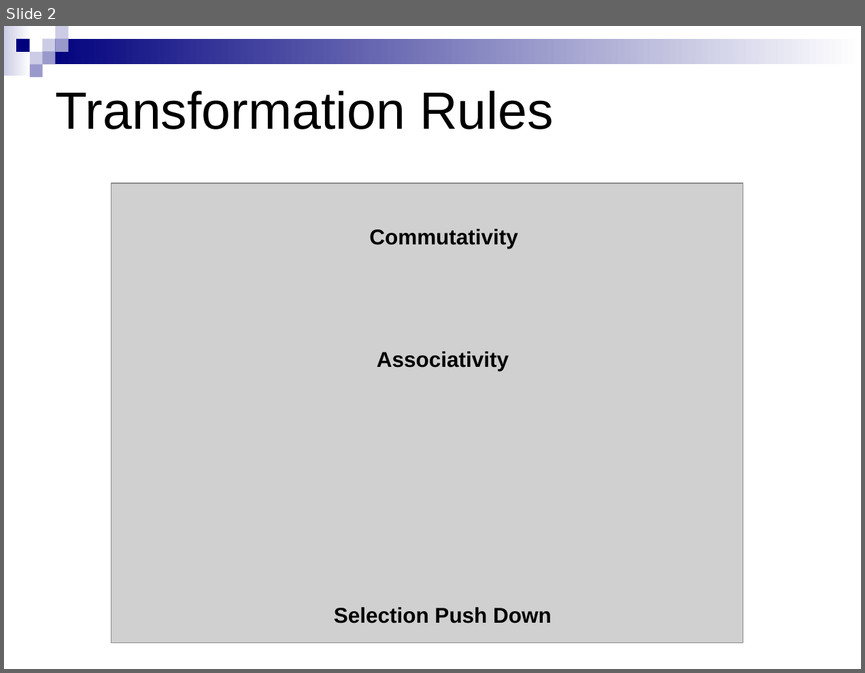
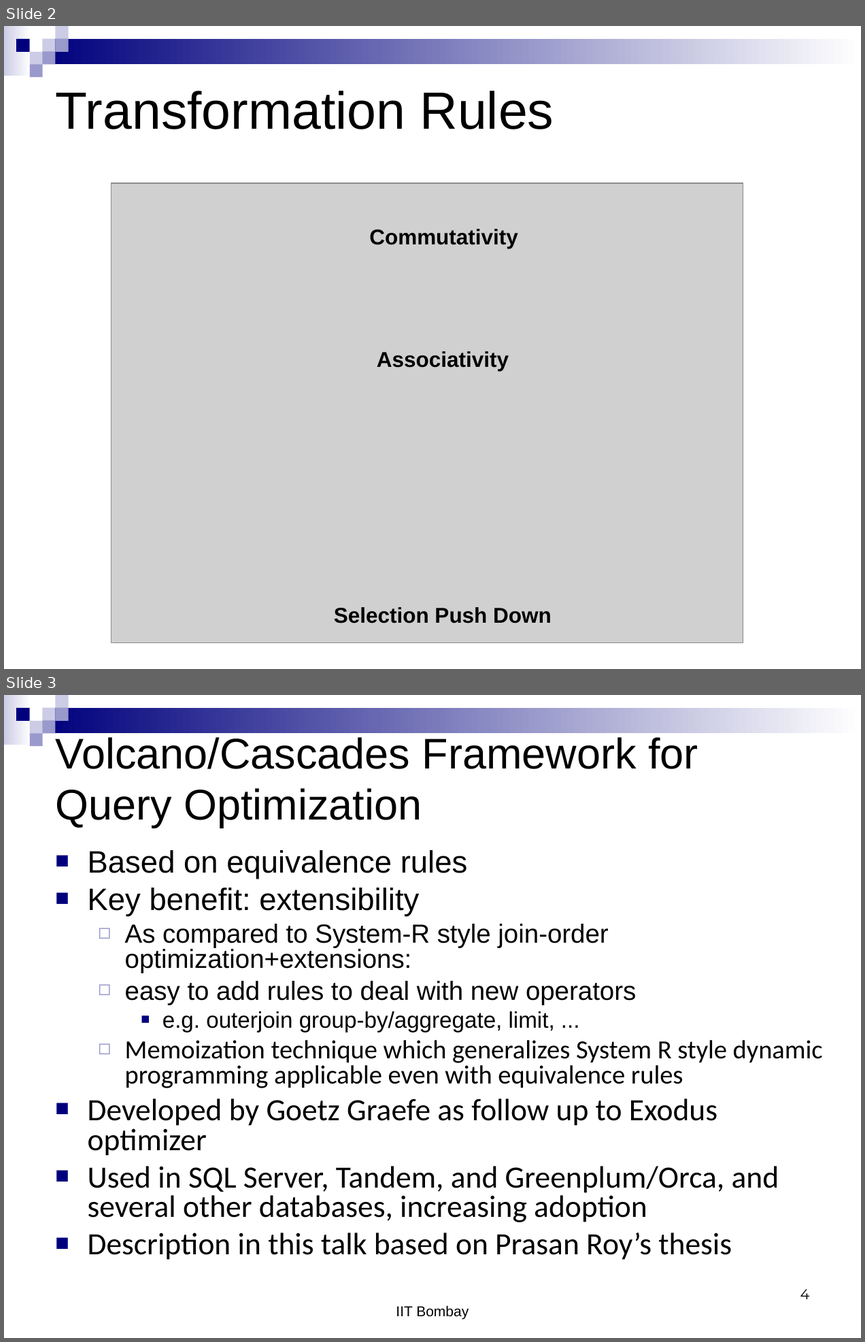
Before and after one commit to sungsoo/sungsoo.github.io, a slide deck: articles/VolcanoOptimizer.ppt. Shown one above the other, each under a label of ours: slide 2 before the commit, slides 2 and 3 after it. The pictures are 865x673 and 865x1342 pixels, drawn with LibreOffice and Linux fonts; fonts in the diff are those of the drawing; grey boxes stand for pictures. Boxes give left, top, right and bottom in pixels: in the first picture for what was removed or moved away, otherwise in the second. Text is boxed around its words. In the diff, an @@ line names an element or a change of style, - is before the commit and + after.

```diff
--- a/articles/VolcanoOptimizer.ppt
+++ b/articles/VolcanoOptimizer.ppt
@@ slide 3 added at bbox=[4, 695, 861, 1338], background #FFFFFF; not listed: 9 template elements that a slide beside it also shows @@
@@ title added at bbox=[56, 737, 698, 828], 36 pt, text #000000 @@
+Volcano/Cascades Framework for Query Optimization
@@ text added at bbox=[88, 850, 823, 1259], 26 pt, text #000000 @@
+■ Based on equivalence rules
+■ Key benefit: extensibility
+  ◻ As compared to System-R style join-order optimization+extensions:
+  ◻ easy to add rules to deal with new operators
+    ■ e.g. outerjoin group-by/aggregate, limit, ...
+  ◻ Memoization technique which generalizes System R style dynamic programming applicable even with equivalence rules
+■ Developed by Goetz Graefe as follow up to Exodus optimizer
+■ Used in SQL Server, Tandem, and Greenplum/Orca, and several other databases, increasing adoption
+■ Description in this talk based on Prasan Roy’s thesis
@@ text added at bbox=[396, 1305, 468, 1319], 12 pt, text #000000 @@
+IIT Bombay
@@ text added at bbox=[800, 1289, 810, 1299], 12 pt, text #000000 @@
+4
```
Also in this commit, not shown: 1 slide changed, 6 other slides added, 5 other files.
